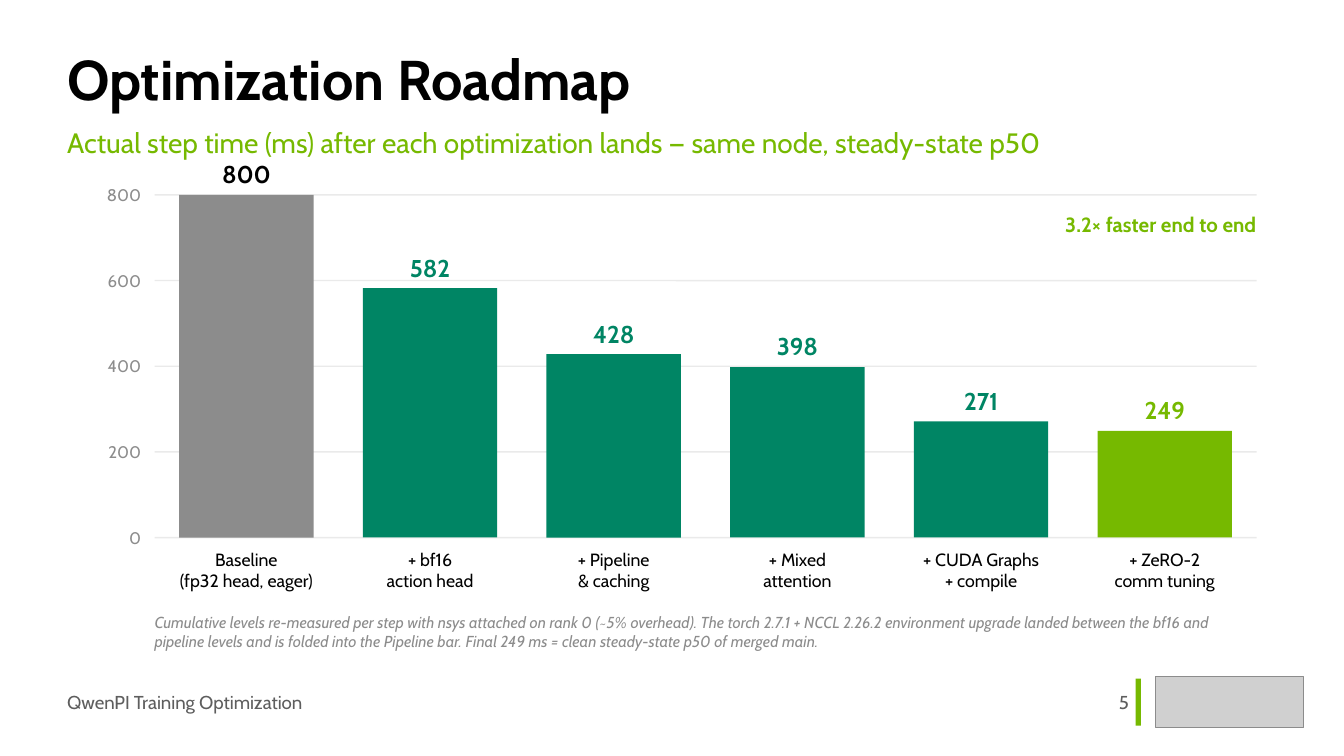
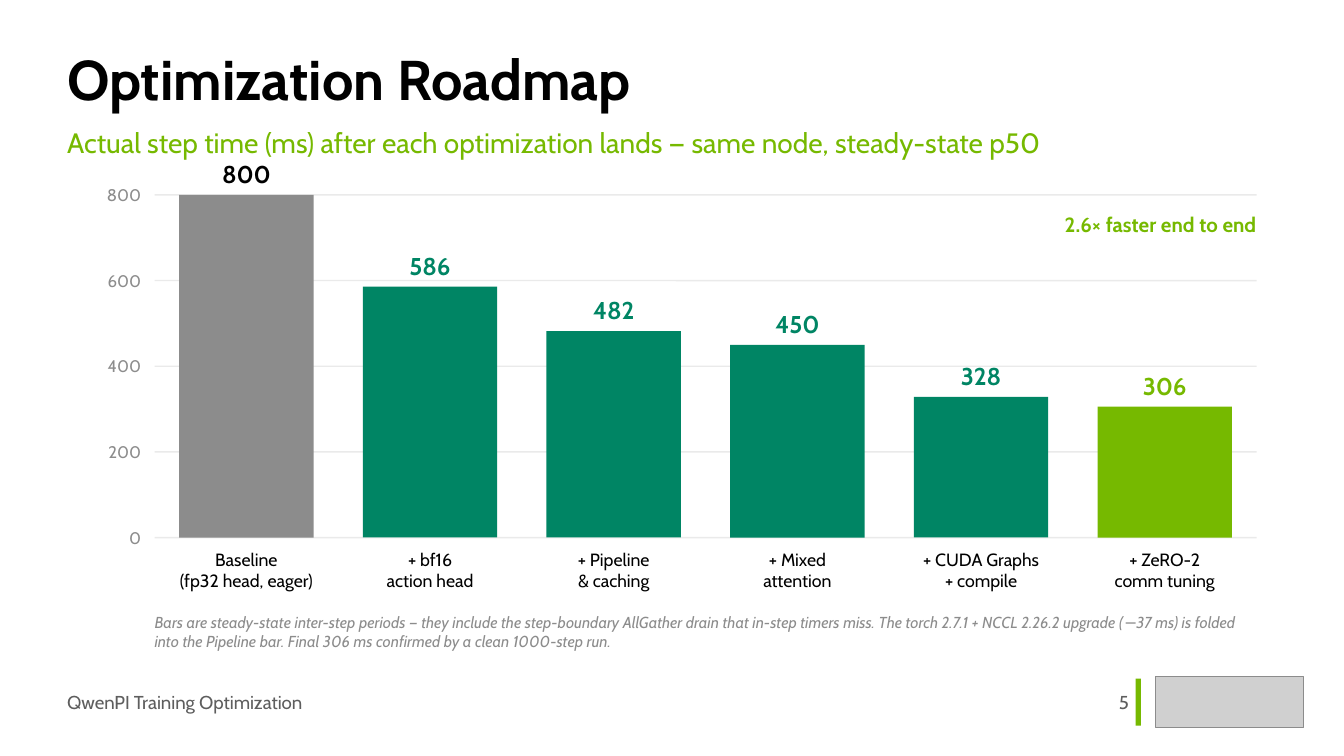
Before and after one commit to Holworth/starVLA, a slide deck: slide 5 of docs/slides/qwenpi-optimization.pptx. Drawn at 1344x756 pixels with LibreOffice and Linux fonts; fonts in the diff are those of the drawing; grey boxes stand for pictures. Boxes give left, top, right and bottom in pixels: in the first picture for what was removed or moved away, otherwise in the second. Text is boxed around its words. In the diff, an @@ line names an element or a change of style, - is before the commit and + after.

Commit message:
docs(slides): period-basis accounting deck-wide; AllGather-exposed closing timeline; 1000-step loss A/B

```diff
--- a/docs/slides/qwenpi-optimization.pptx
+++ b/docs/slides/qwenpi-optimization.pptx
@@ text at box(1065, 216, 1257, 233): text changed @@
-3.2× faster end to end
+2.6× faster end to end
@@ text at box(409, 257, 450, 276): text changed @@
-582
+586
@@ text at box(593, 301, 634, 320): text changed @@
-428
+482
@@ text at box(775, 315, 819, 334): text changed @@
-398
+450
@@ rectangle: place and size @@
-rectangle at box(547, 355, 681, 538)
+rectangle at box(547, 331, 681, 538)
@@ rectangle: place and size @@
-rectangle at box(730, 367, 864, 538)
+rectangle at box(730, 345, 864, 538)
@@ text at box(961, 367, 1001, 386): text changed @@
-271
+328
@@ text at box(1143, 377, 1187, 396): text changed @@
-249
+306
@@ rectangle: place and size @@
-rectangle at box(914, 422, 1048, 538)
+rectangle at box(914, 396, 1048, 538)
@@ rectangle: place and size @@
-rectangle at box(1098, 431, 1232, 538)
+rectangle at box(1098, 406, 1232, 538)
@@ text at box(155, 616, 1235, 651): text changed @@
-Cumulative levels re-measured per step with nsys attached on rank 0 (~5% overhead). The torch 2.7.1 + NCCL 2.26.2 environment upgrade landed between the bf16 and pipeline levels and is folded into the Pipeline bar. Final 249 ms = clean steady-state p50 of merged main.
+Bars are steady-state inter-step periods — they include the step-boundary AllGather drain that in-step timers miss. The torch 2.7.1 + NCCL 2.26.2 upgrade (−37 ms) is folded into the Pipeline bar. Final 306 ms confirmed by a clean 1000-step run.
```
Also in this commit, not shown: 6 other slides changed, 1 slide added, 1 slide removed, 1 other file.
